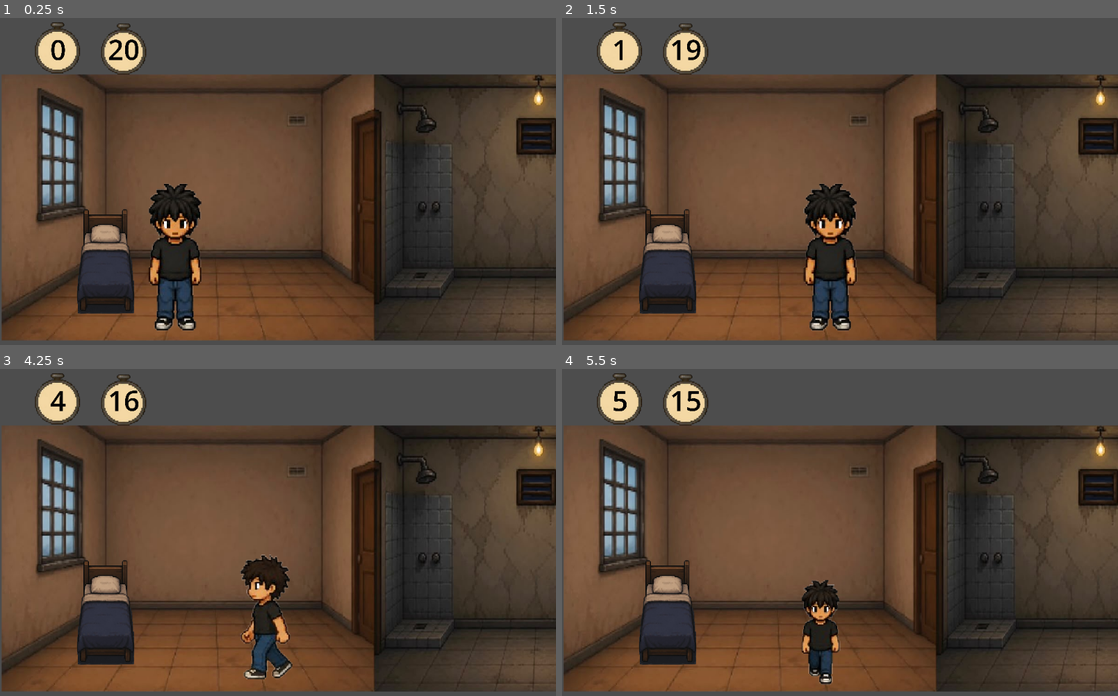
Above: before the commit, frames 1-4 (two rows, left to right).
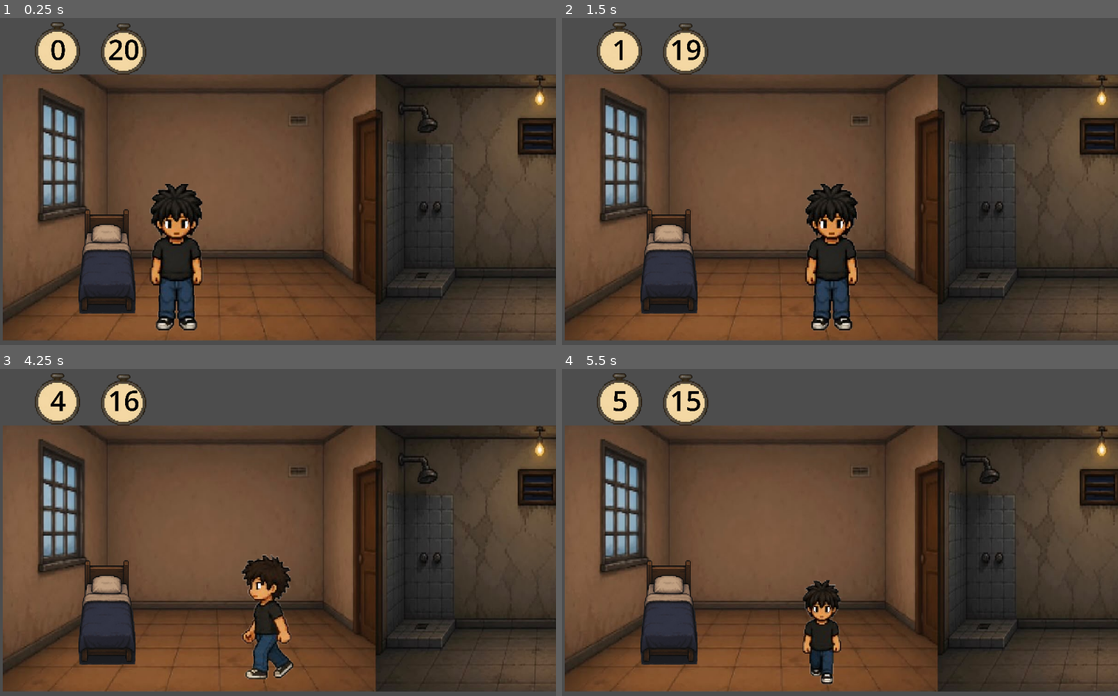
Above: after the commit, the same moments.

Repository: Aldair-Canul/Facultad-de-Ingenieria---Fora-de-Lugar
Game: Godot game, scene res://Scenes/Juego_Cuarto/escena_cuarto.tscn
Same seed, same stepped clock (60 frames per second), same inputs: the game is played once before the commit and once after it. This scene is started directly instead of the project's main scene.
Inputs (mouse positions are in pixels of both pictures, inside the frame that each line leads up to):
- Up to frame 1 (0.25 s): no input
- Up to frame 2 (1.5 s): tap Enter at 0.5 s; move the mouse to (962, 168) at 0.52 s; hold Right (ui_right) 0.53-1.25 s; click (962, 168) at 0.67 s; drag from (728, 201) to (812, 250) at 1.27 s
- Up to frame 3 (4.25 s): move the mouse to (333, 460) at 2.02 s; hold Right (ui_right) 2.03-2.75 s; drag from (250, 601) to (111, 483) at 2.77 s; move the mouse to (444, 584) at 3.52 s; hold Left (ui_left) from 3.53 s (still down)
- Up to frame 4 (5.5 s): release Left (ui_left) at 4.25 s; drag from (673, 483) to (756, 450) at 4.27 s; move the mouse to (867, 535) at 5.02 s; hold Down (ui_down) from 5.03 s (still down); click (867, 535) at 5.17 s

The runs differ from the first frame. In frame 1, 3.4% of the frame differs, in the area x 0-100%, y 17-99%; in frame 2, 3.4%; in frame 3, 3.2%; in frame 4, 2.9%.

Commit message:
cambios en el super

Diff:
--- a/Proyecto-Infomatrix/Godot-Engine/Scenes/Juego_Cuarto/escena_cuarto.tscn
+++ b/Proyecto-Infomatrix/Godot-Engine/Scenes/Juego_Cuarto/escena_cuarto.tscn
@@ -23,6 +23,7 @@
 b = Vector2(-5, 393)
 
 [node name="EscenaCuarto" type="Node2D" unique_id=1157850145]
+position = Vector2(3, 0)
 
 [node name="cama" type="StaticBody2D" parent="." unique_id=429705350]
 
--- a/Proyecto-Infomatrix/Godot-Engine/minijuego super .tscn
+++ b/Proyecto-Infomatrix/Godot-Engine/minijuego super .tscn
@@ -1,6 +1,6 @@
 [gd_scene format=3 uid="uid://bcs8682x5n37h"]
 
-[ext_resource type="Texture2D" uid="uid://cd2estftlqmg0" path="res://Scenes/escena super/sup mini back.png" id="1_dunyb"]
+[ext_resource type="Texture2D" uid="uid://bjmsouw5ags3r" path="res://Scenes/escena super/super pasillos.png" id="1_4nj6i"]
 [ext_resource type="Texture2D" uid="uid://ckqptuglj6ea" path="res://Scenes/escena super/caminando cestita left.png" id="2_4nj6i"]
 
 [sub_resource type="AtlasTexture" id="AtlasTexture_smk7c"]
@@ -60,7 +60,7 @@
 offset_top = -2.0
 offset_right = 1014.0
 offset_bottom = 624.0
-texture = ExtResource("1_dunyb")
+texture = ExtResource("1_4nj6i")
 metadata/_edit_lock_ = true
 
 [node name="AnimatedSprite2D" type="AnimatedSprite2D" parent="TextureRect" unique_id=437665801]
@@ -69,4 +69,4 @@
 sprite_frames = SubResource("SpriteFrames_c23f1")
 animation = &"caminando cestita"
 autoplay = "caminando cestita"
-frame_progress = 0.2934779
+frame_progress = 0.59686893
Binary file added: Proyecto-Infomatrix/Godot-Engine/Scenes/escena super/assets objetos compras super/aceite_economico_vegetal.png
Not shown, added: Proyecto-Infomatrix/Godot-Engine/Scenes/escena super/assets objetos compras super/aceite_economico_vegetal.png.import
Binary file added: Proyecto-Infomatrix/Godot-Engine/Scenes/escena super/assets objetos compras super/aceite_normal_puro.png
Not shown, added: Proyecto-Infomatrix/Godot-Engine/Scenes/escena super/assets objetos compras super/aceite_normal_puro.png.import
Binary file added: Proyecto-Infomatrix/Godot-Engine/Scenes/escena super/assets objetos compras super/aceite_premium_oliva.png
Not shown, added: Proyecto-Infomatrix/Godot-Engine/Scenes/escena super/assets objetos compras super/aceite_premium_oliva.png.import
Binary file added: Proyecto-Infomatrix/Godot-Engine/Scenes/escena super/assets objetos compras super/arroz_economico_super_extra.png
Not shown, added: Proyecto-Infomatrix/Godot-Engine/Scenes/escena super/assets objetos compras super/arroz_economico_super_extra.png.import
Binary file added: Proyecto-Infomatrix/Godot-Engine/Scenes/escena super/assets objetos compras super/arroz_normal_extra.png
Not shown, added: Proyecto-Infomatrix/Godot-Engine/Scenes/escena super/assets objetos compras super/arroz_normal_extra.png.import
Binary file added: Proyecto-Infomatrix/Godot-Engine/Scenes/escena super/assets objetos compras super/arroz_premium.png
Not shown, added: Proyecto-Infomatrix/Godot-Engine/Scenes/escena super/assets objetos compras super/arroz_premium.png.import
(and 50 more such lines)
